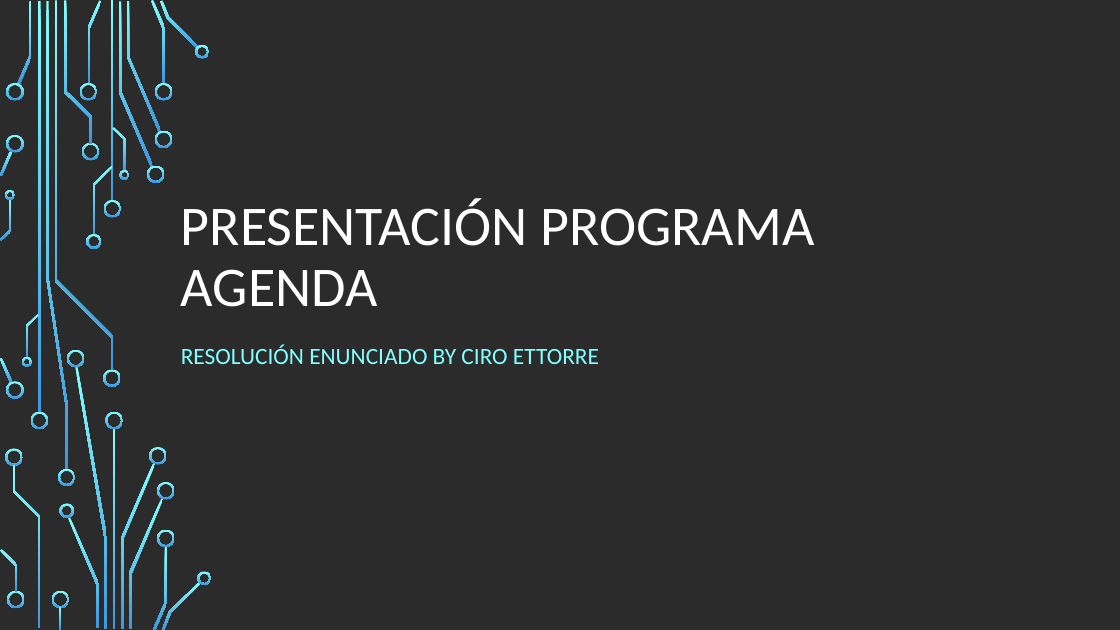
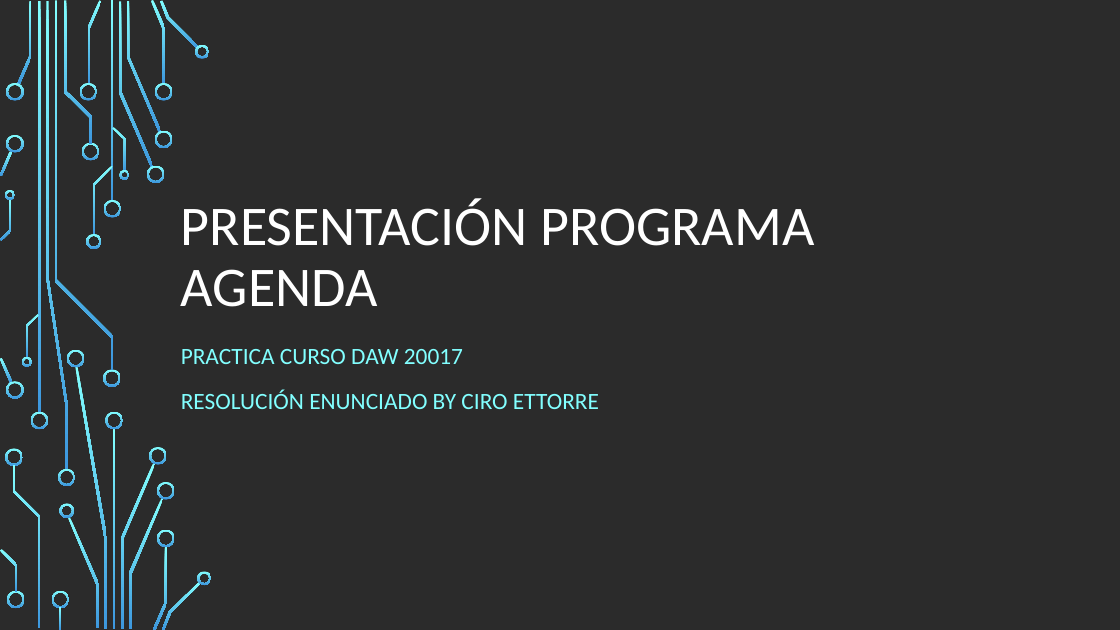
Before and after one commit to cettorre/Agenda, a slide deck: slide 1 of Presentación programa Agenda.odp. Drawn at 1120x630 pixels with LibreOffice and Linux fonts; fonts in the diff are those of the drawing; background and template pictures are left out; a plain dark background stands for a picture behind light text. Boxes give left, top, right and bottom in pixels: in the first picture for what was removed or moved away, otherwise in the second. Text is boxed around its words. In the diff, an @@ line names an element or a change of style, - is before the commit and + after.

```diff
--- a/Presentación programa Agenda.odp
+++ b/Presentación programa Agenda.odp
@@ subtitle at <box>181,349,463,364</box>: paragraph added @@
+PRACTICA CURSO DAW 20017
```
Also in this commit, not shown: 3 other slides changed, 1 slide added, 8 other files.
